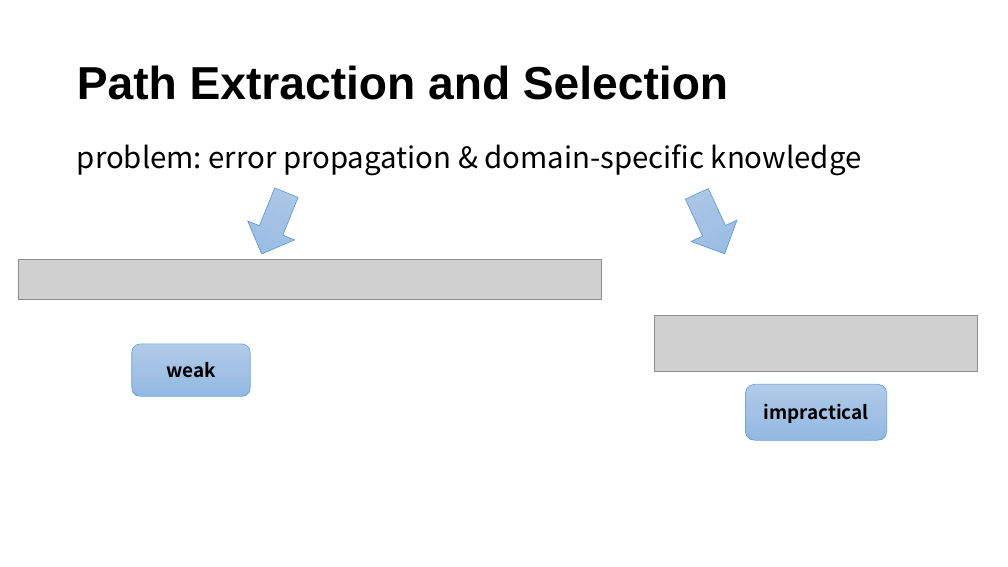
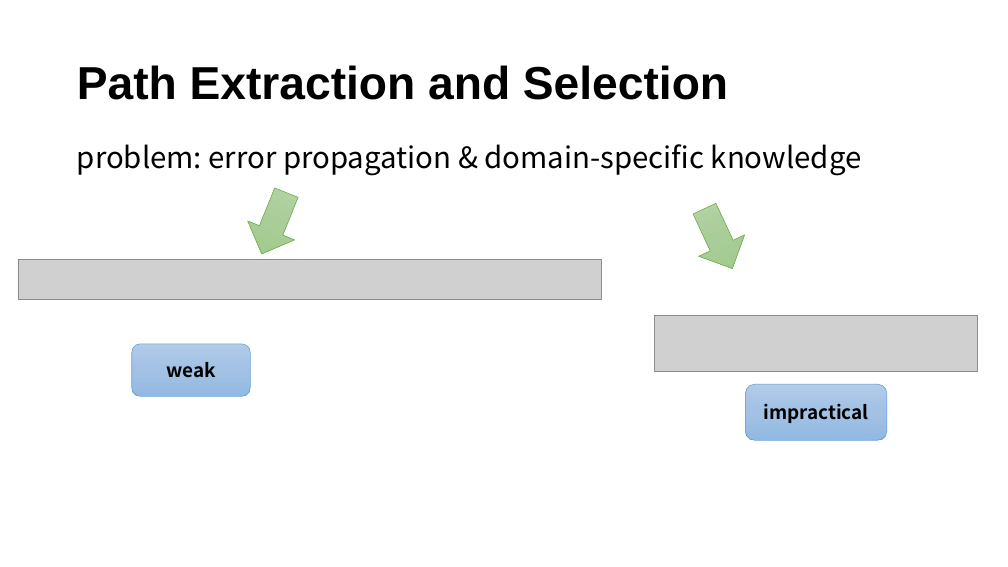
Before and after one commit to Viroog/explainable_resys-STU, a slide deck: slide 10 of explainable _recsys.pptx. Drawn at 1008x567 pixels with LibreOffice and Linux fonts; fonts in the diff are those of the drawing; grey boxes stand for pictures. Boxes give left, top, right and bottom in pixels: in the first picture for what was removed or moved away, otherwise in the second. Text is boxed around its words. In the diff, an @@ line names an element or a change of style, - is before the commit and + after.

```diff
--- a/explainable _recsys.pptx
+++ b/explainable _recsys.pptx
@@ down arrow at (238, 183, 310, 263): fill gradient #B1CBE9 to #A3C1E5 to #93B9E4 to gradient #B5D5A7 to #AACE9A to #9CC987; outline #5B9BD5 0.5 pt to #70AD47 0.5 pt @@
@@ down arrow at (682, 198, 756, 279): fill gradient #B1CBE9 to #A3C1E5 to #93B9E4 to gradient #B5D5A7 to #AACE9A to #9CC987; outline #5B9BD5 0.5 pt to #70AD47 0.5 pt @@
@@ down arrow: place and size @@
-down arrow at (674, 183, 748, 264)
+down arrow at (682, 198, 756, 279)
```
Also in this commit, not shown: 4 other slides changed, 8 slides added, 1 slide removed, 1 other file.
